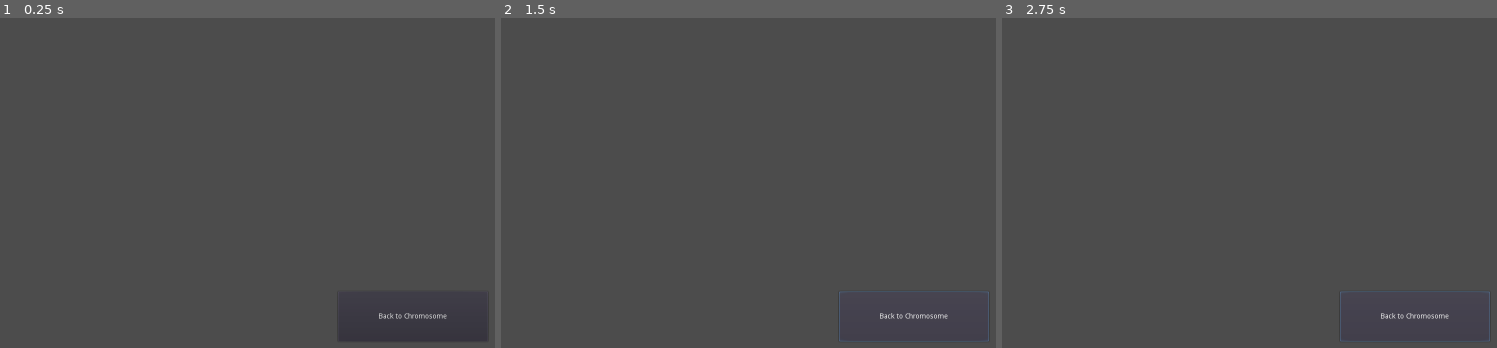
Above: before the commit, frames 1-3 (left to right).
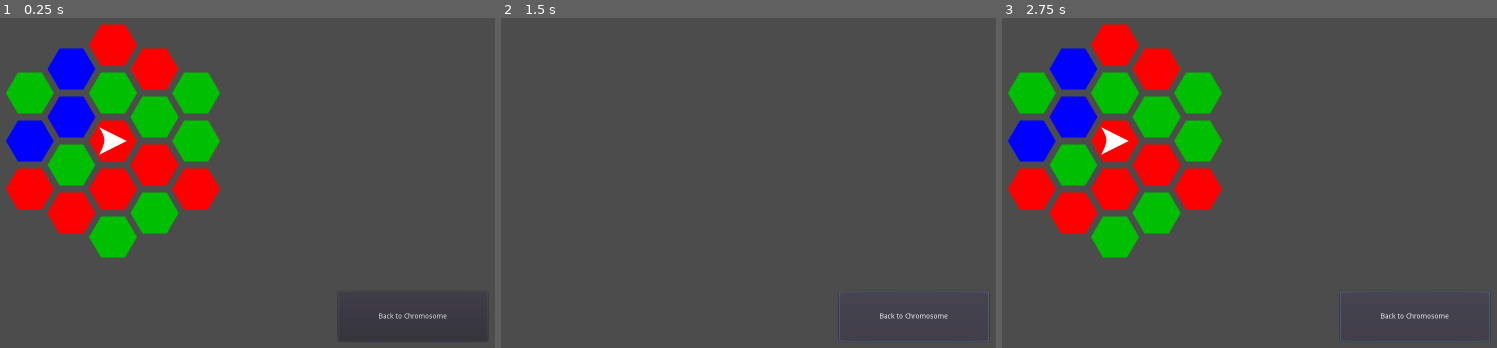
Above: after the commit, the same moments.

Repository: zachadel/GenomeEvolution
Game: Godot game, scene res://Scenes/WorldMap.tscn
The game is run twice, just before and just after one commit, with the same random seed, the same clock (stepped at 60 frames per second) and the same inputs. This scene is started directly instead of the project's main scene.
Inputs:
- Up to frame 1 (0.25 s): no input
- Up to frame 2 (1.5 s): click "Back to Chromosome" at 0.5 s
- Up to frame 3 (2.75 s): no input

The runs differ from the first frame. In frame 1, 18% of the frame differs, in the area x 1-45%, y 1-73%; in frame 2, nothing differs; in frame 3, 18%.
Error before the commit: Parse Error: Parse error: Spaces used before tabs on a line (res://Scripts/WorldMap.gd:23)

Commit message:
Restructured and improved map tile spawning. Player movement next.

Diff:
--- /dev/null
+++ b/Scenes/Player.tscn
@@ -0,0 +1,60 @@
+[gd_scene load_steps=2 format=2]
+
+[ext_resource path="res://Assets/Images/PlayerSprite.png" type="Texture" id=1]
+
+[node name="Player" type="Node2D"]
+
+[node name="Sprite" type="Sprite" parent="." index="0"]
+
+texture = ExtResource( 1 )
+
+[node name="Camera2D" type="Camera2D" parent="." index="1"]
+
+anchor_mode = 1
+rotating = false
+current = false
+zoom = Vector2( 1, 1 )
+limit_left = -10000000
+limit_top = -10000000
+limit_right = 10000000
+limit_bottom = 10000000
+limit_smoothed = false
+drag_margin_h_enabled = true
+drag_margin_v_enabled = true
+smoothing_enabled = false
+smoothing_speed = 5.0
+offset_v = 0.0
+offset_h = 0.0
+drag_margin_left = 0.2
+drag_margin_top = 0.2
+drag_margin_right = 0.2
+drag_margin_bottom = 0.2
+editor_draw_screen = true
+editor_draw_limits = false
+editor_draw_drag_margin = false
+
+[node name="Button" type="Button" parent="Camera2D" index="0"]
+
+visible = false
+anchor_left = 0.0
+anchor_top = 0.0
+anchor_right = 0.0
+anchor_bottom = 0.0
+margin_left = 531.0
+margin_top = 344.0
+margin_right = 731.0
+margin_bottom = 416.0
+rect_pivot_offset = Vector2( 0, 0 )
+rect_clip_content = false
+focus_mode = 2
+mouse_filter = 0
+mouse_default_cursor_shape = 0
+size_flags_horizontal = 1
+size_flags_vertical = 1
+toggle_mode = false
+enabled_focus_mode = 2
+shortcut = null
+group = null
+text = "Back to Chromosome"
+flat = false
+align = 1
--- a/Scenes/WorldMap.tscn
+++ b/Scenes/WorldMap.tscn
@@ -20,16 +20,31 @@
 script = ExtResource( 1 )
 _sections_unfolded = [ "Rect" ]
 
-[node name="gameButton" type="Button" parent="." index="0"]
+[node name="Timer" type="Timer" parent="." index="0"]
+
+process_mode = 1
+wait_time = 1.0
+one_shot = false
+autostart = false
+
+[node name="CanvasLayer" type="CanvasLayer" parent="." index="1"]
+
+layer = 1
+offset = Vector2( 0, 0 )
+rotation = 0.0
+scale = Vector2( 1, 1 )
+transform = Transform2D( 1, 0, 0, 1, 0, 0 )
+
+[node name="gameButton" type="Button" parent="CanvasLayer" index="0"]
 
 anchor_left = 0.0
 anchor_top = 0.0
 anchor_right = 0.0
 anchor_bottom = 0.0
 margin_left = 1250.0
-margin_top = 750.0
+margin_top = 751.0
 margin_right = 1550.0
-margin_bottom = 850.0
+margin_bottom = 851.0
 rect_pivot_offset = Vector2( 0, 0 )
 rect_clip_content = false
 focus_mode = 2
@@ -45,11 +60,4 @@
 flat = false
 align = 1
 
-[node name="Timer" type="Timer" parent="." index="1"]
-
-process_mode = 1
-wait_time = 1.0
-one_shot = false
-autostart = false
-
-[connection signal="pressed" from="gameButton" to="." method="_on_gameButton_pressed"]
+[connection signal="pressed" from="CanvasLayer/gameButton" to="." method="_on_gameButton_pressed"]
--- a/Scenes/WorldTile.tscn
+++ b/Scenes/WorldTile.tscn
@@ -11,4 +11,3 @@
 [node name="Sprite" type="Sprite" parent="." index="0"]
 
 texture = ExtResource( 2 )
-_sections_unfolded = [ "Transform" ]
--- /dev/null
+++ b/Scripts/Player.gd
@@ -0,0 +1,11 @@
+extends Node2D
+
+var tile_ndx
+
+func _ready():
+	tile_ndx = Vector2(0, 0)
+
+#func _process(delta):
+#	# Called every frame. Delta is time since last frame.
+#	# Update game logic here.
+#	pass
--- a/Scripts/WorldMap.gd
+++ b/Scripts/WorldMap.gd
@@ -1,44 +1,68 @@
 extends Control
 
-var tile_map = []
+var tile_map = {}
 var tile_col = 6
 var tile_rows = 4
 var world_tile_scene = preload("res://Scenes/WorldTile.tscn")
+var player_scene = preload("res://Scenes/Player.tscn")
 var tile_sprite_size
 var timer
+var has_moved = true
+
+
+var hex_vec_pos = [Vector2(0, -2), Vector2(sqrt(3), -1), Vector2(sqrt(3), 1), Vector2(0, 2), Vector2(-sqrt(3), 1), Vector2(-sqrt(3), -1)]
 
 func _ready():
-	var temp_node = world_tile_scene.instance()
-
 	timer = get_node("Timer")
 	timer.set_wait_time(2)
 	timer.connect("timeout", self, "_on_Timer_timeout")
 
+	var temp_node = world_tile_scene.instance()
 	tile_sprite_size = temp_node.get_node("Sprite").get_texture().get_size()
 	temp_node.queue_free()
+
 	spawn_map()
 
+	var player = player_scene.instance()
+	player.set_name("Player")
+	add_child(player)
+	var player_size = player.get_node("Sprite").get_texture().get_size()
+	player.get_node("Camera2D").make_current()
+	player.position = tile_map[Vector2(0, 0)].position
+
+func _process(delta):
+	if has_moved:
+		set_new_grey()
+	pass
+
+func set_new_grey():
+
+	has_moved = false
+
 func spawn_map():
-	var init_pos = Vector2(OS.get_real_window_size().x / 2 - (tile_rows/2 * tile_sprite_size.x),
-	 					   OS.get_real_window_size().y / 2 - (tile_sprite_size.y / 2) - (tile_col/2 * tile_sprite_size.y))
+	tile_map[Vector2(0, 0)] = world_tile_scene.instance()
+	tile_map[Vector2(0, 0)].init_data(Vector2(0,0))
+	add_child(tile_map[Vector2(0, 0)])
+	hex_spawn(tile_map[Vector2(0, 0)])
 
-	for x in tile_rows:
-		tile_map.push_back(world_tile_scene.instance())
-		add_child(tile_map[x])
-		tile_map[x].position.x = init_pos.x
-		tile_map[x].position.y = init_pos.y + (x * tile_sprite_size.y)
+	for i in range(6):
+		hex_spawn(tile_map[Vector2(0, 0)].neighbors[i])
 
-	for i in range(1, tile_col):
-		for j in tile_rows:
-			tile_map.push_back(world_tile_scene.instance())
-			add_child(tile_map[i * tile_rows + j])
 
-			tile_map[i * tile_rows + j].position.x = init_pos.x + (i * tile_sprite_size.x - (13 * i))
+func hex_spawn(center):
+	var unit_len = tile_sprite_size.y / 2
+	var offsetX = unit_len * sqrt(3)
+	var offsetY = unit_len
+	var pos = Vector2(0, 0)
+	var indices = [Vector2(0, -1), Vector2(1, -1), Vector2(1, 1), Vector2(0, 1), Vector2(-1, 1), Vector2(-1, -1)]
 
-			if i % 2 == 0:
-				tile_map[i * tile_rows + j].position.y = init_pos.y + (j * tile_sprite_size.y)
-			else:
-				tile_map[i * tile_rows + j].position.y = init_pos.y + (tile_sprite_size.y / 2) + (j * tile_sprite_size.y)
+	for i in range(6):
+		if center.neighbors[i] == null:
+			tile_map[indices[i] + center.map_ndx] = world_tile_scene.instance()
+			center.neighbors[i] = tile_map[indices[i]]
+			add_child(center.neighbors[i])
+			center.neighbors[i].position.x = center.position.x + hex_vec_pos[i].x * unit_len
+			center.neighbors[i].position.y = center.position.y + hex_vec_pos[i].y * unit_len
 
 func _on_gameButton_pressed():
 	timer.start()
--- a/Scripts/WorldTile.gd
+++ b/Scripts/WorldTile.gd
@@ -1,10 +1,23 @@
 extends Node2D
 
+const hidden_color = Color(.3, .3, .3)
 var tile_type_colors = [Color(0, 0, 1), Color(0, 0.75, 0), Color(1, 0, 0)]
+var map_ndx = Vector2(0.0, 0.0)
+var neighbors = [null, null, null, null, null, null]
 
 func _ready():
+	#$Sprite.modulate = hidden_color
 	$Sprite.modulate = tile_type_colors[randi()%3]
-	pass
+
+	position = Vector2(0, 0)
+
+func init_data(ndx):
+	map_ndx.x = ndx.x
+	map_ndx.y = ndx.y
+
+func show():
+	$Sprite.modulate = tile_type_colors[randi()%3]
+
 
 #func _process(delta):
 #	# Called every frame. Delta is time since last frame.
Binary file added: Assets/Images/PlayerSprite.png
Not shown, added: Assets/Images/PlayerSprite.png.import
Binary file changed: Assets/Images/world_tile.png
